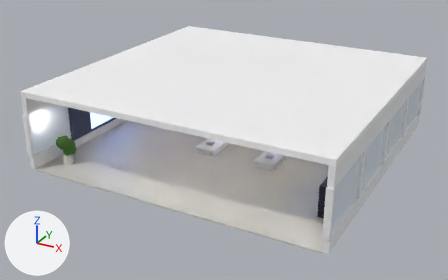
An edit to the glTF model public/hq/glb/labs.glb, drawn before and after from the same camera.
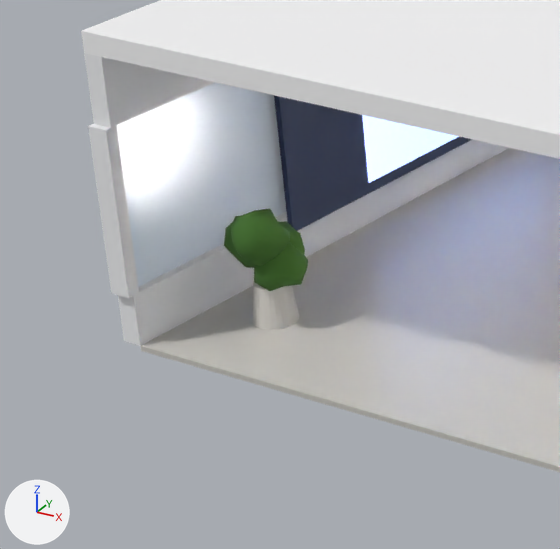
Old and new are each drawn whole from a 50 mm lens placed at (20.5, 59.2, 20.7), pointed at (-0.7, 97.6, 1.4) and again close up on the part from 0% to 31% of the width and 30% to 78% of the height. Lighting does not change. The marker at lower left points along +X, +Y and +Z. The last two pictures show the newer version. Where no turn or scale is listed for an object, it has been applied to the vertices. Vertices at exactly the same position are counted once.

Names of what the first close-up shows: 'labs_glass', 'labs_static', 'screen_labs_main'.
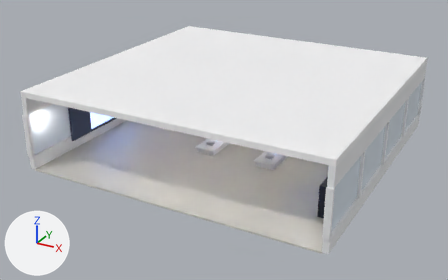
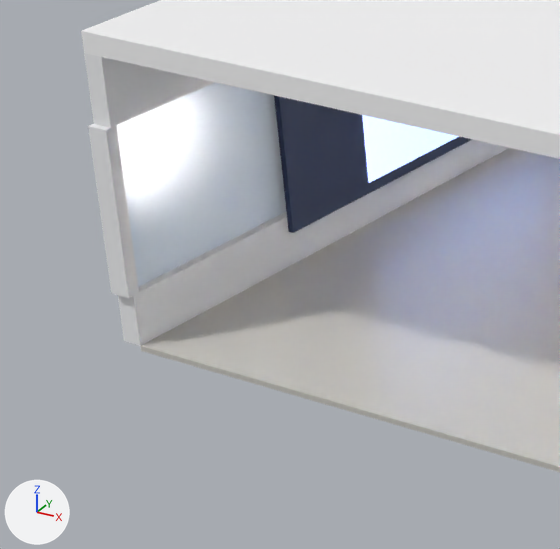
Changed parts and their boxes (x1, y1, x2, y2) in the close-ups (560 x 549 px):
part 1 of me_labs_static, deleted
    before: (224, 208, 308, 330)

The change in detail:
me_labs_static is used by ob_labs_static; location (0.0, 99.02, 3.5).
me_labs_static had 1752 vertices, 3062 faces and spanned x -11.4..11.4, y -11.1..11.1, z -3.0..3.0.
me_labs_static now has 1320 vertices, 2282 faces and spans x -11.4..11.4, y -11.1..11.1, z -3.0..3.0.
me_labs_static part 1: 10 loose pieces with 432 vertices, spanning x -10.4..-8.8, y -9.8..10.1, z -2.9..-0.6, are deleted.
me_labs_static no longer uses material mat_pot (light grey #d8d5cf).
me_labs_static no longer uses material mat_leaf (dark green #3f6e27).
